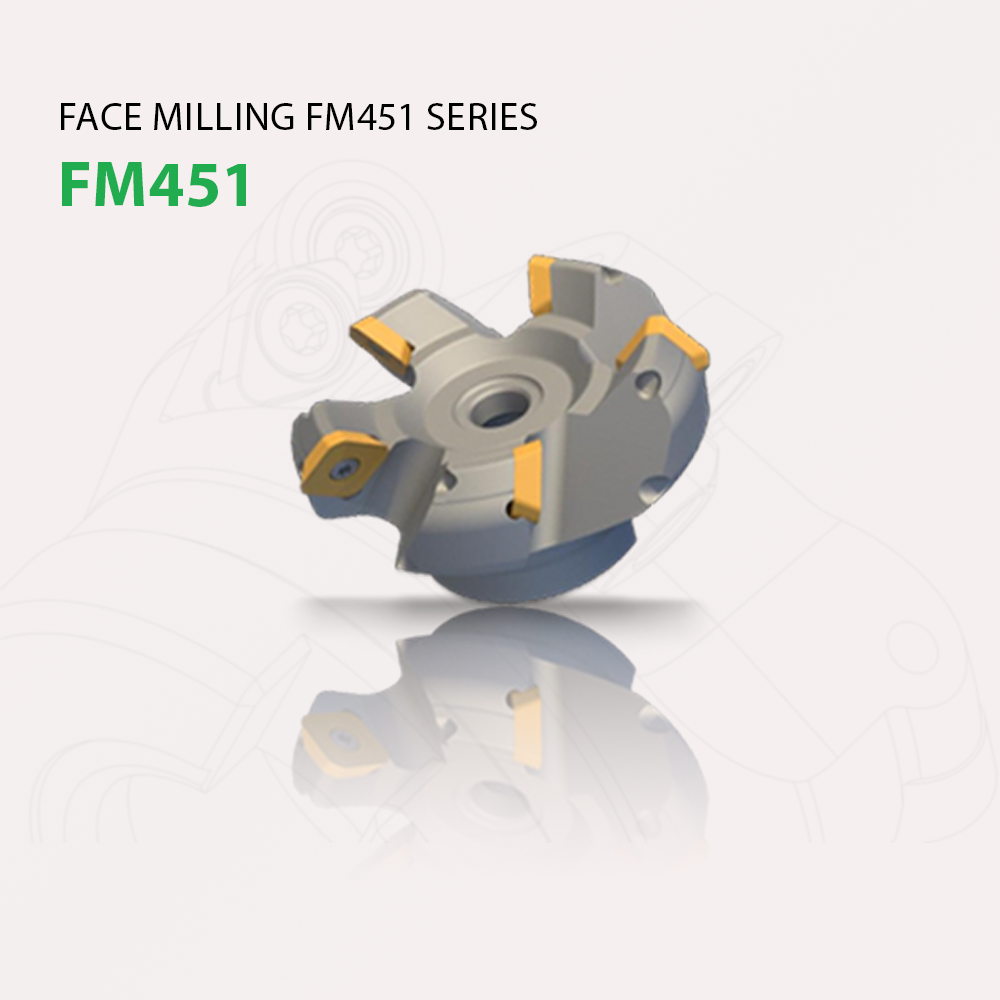
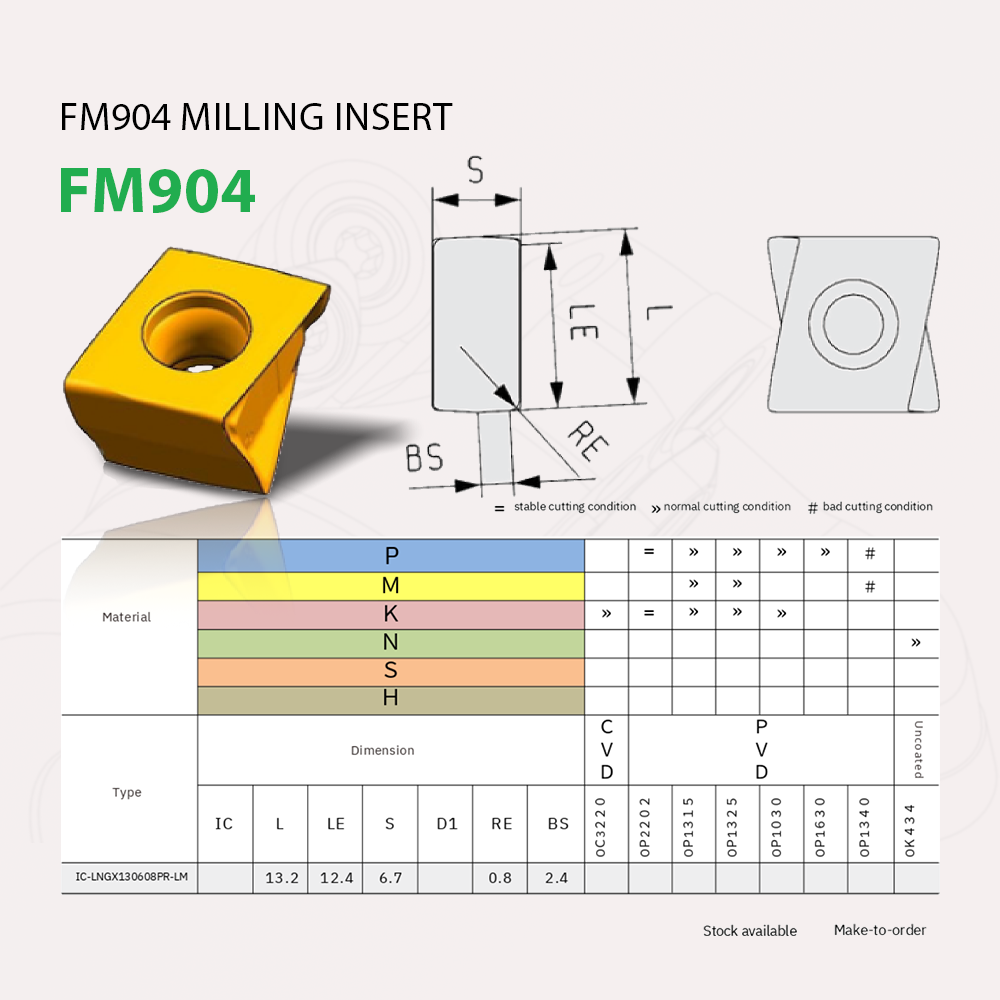
Layered file, before and after one edit (1000px x 1000px). Changes by layer:
removed group "01-sekt12t3-fm451.seo" (29 layers) over (x1=61, y1=103, x2=940, y2=936)
removed group "holder-anh-san-pham" (3 layers) from group "01-sekt12t3-fm451.seo" over (x1=61, y1=103, x2=717, y2=895)
removed layer "Face milling FM451 series" (1st of 2, in "01-sekt12t3-fm451.seo" › "holder-anh-san-pham") from group "holder-anh-san-pham" over (x1=61, y1=103, x2=537, y2=130)
removed layer "FM451 copy 3" from group "holder-anh-san-pham" over (x1=62, y1=162, x2=246, y2=207)
removed layer "holder fm451 copy" from group "holder-anh-san-pham" over (x1=284, y1=246, x2=717, y2=895)
added group "insert-fm904-thong-so-ky-thuat" with 5 layers above "holder-thong-so-ky-thuat" over (x1=61, y1=103, x2=940, y2=936)
added layer "insert-fm904 copy" (1st of 2, in "insert-fm904-thong-so-ky-thuat") in group "insert-fm904-thong-so-ky-thuat" over (x1=63, y1=246, x2=424, y2=632)
added layer "Layer 2" in group "insert-fm904-thong-so-ky-thuat" over (x1=61, y1=501, x2=940, y2=936)
added layer "FM904 copy 3" in group "insert-fm904-thong-so-ky-thuat" over (x1=61, y1=168, x2=255, y2=213)
added layer "FM904 milling insert copy" in group "insert-fm904-thong-so-ky-thuat" over (x1=64, y1=103, x2=453, y2=130)
moved "Color Fill 1" (1st of 2, in "insert-fm904-thong-so-ky-thuat") into group "insert-fm904-thong-so-ky-thuat", painted on it over (x1=406, y1=155, x2=940, y2=498)